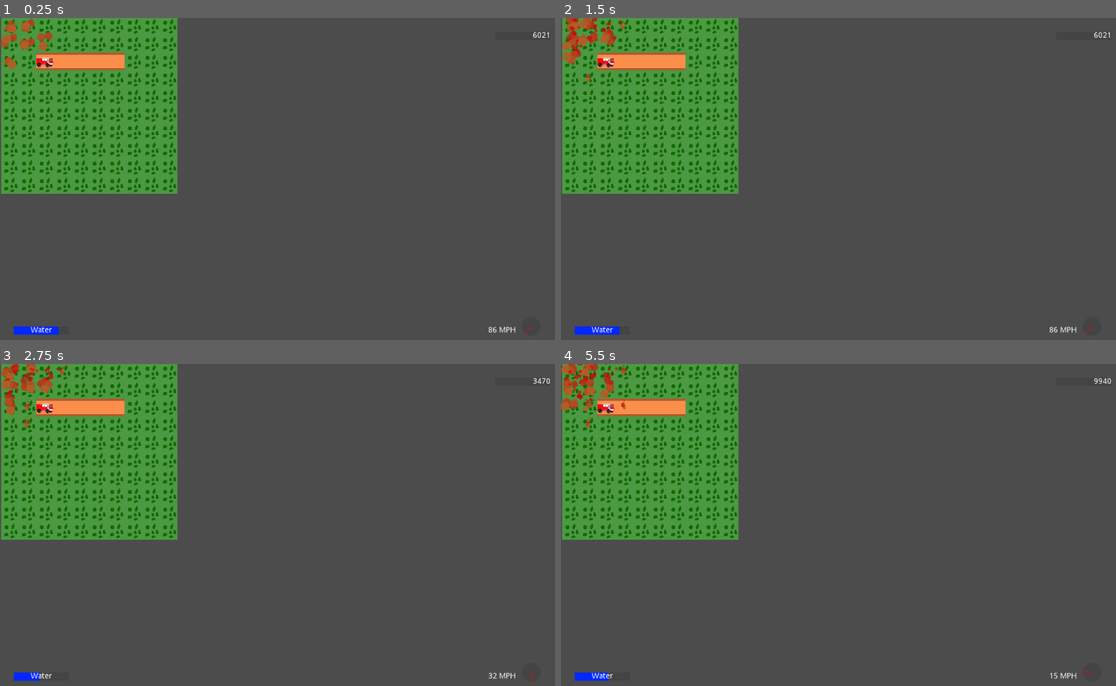
Above: before the commit, frames 1-4 (two rows, left to right).
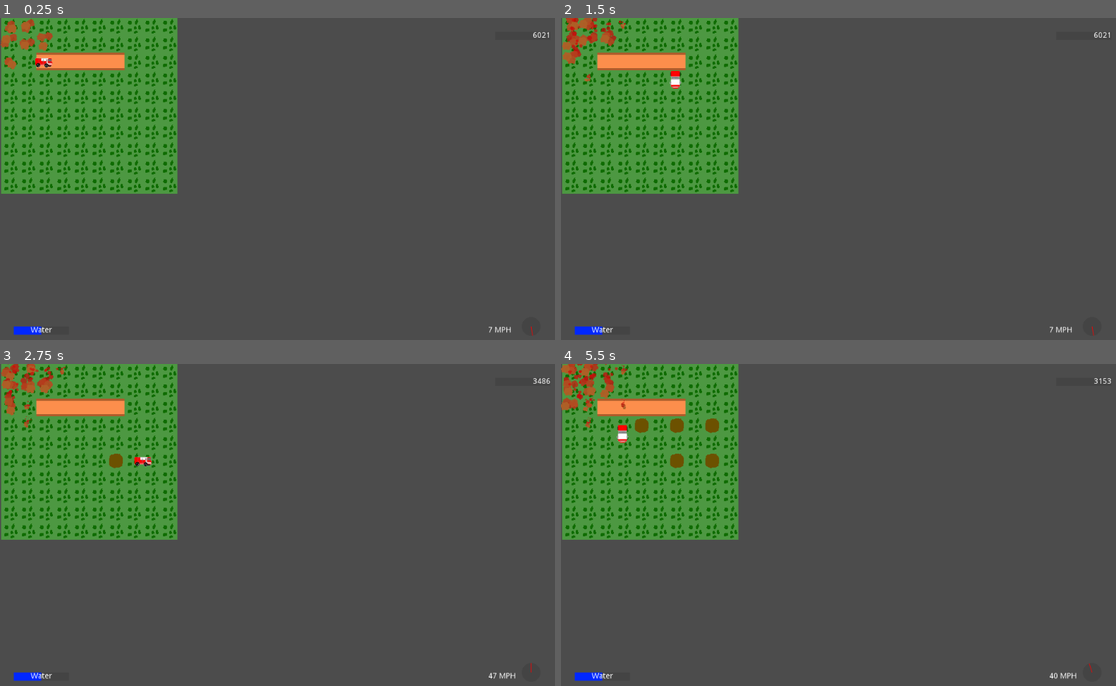
Above: after the commit, the same moments.

Repository: ConsoleCowboysInCyberspace/inferno
Game: Godot game, scene res://Scenes/main_level.tscn
Same seed, same stepped clock (60 frames per second), same inputs: the game is played once before the commit and once after it.
Inputs (mouse positions are in pixels of both pictures, inside the frame that each line leads up to):
- Up to frame 1 (0.25 s): no input
- Up to frame 2 (1.5 s): move the mouse to (966, 166) at 0.52 s; hold D (truck_right) 0.53-1.28 s; tap Space (dig_trench) at 0.6, 1.35 s; click (966, 166) at 0.67 s; move the mouse to (727, 198) at 1.27 s; hold S (truck_down) from 1.28 s (still down); click (727, 198) at 1.42 s
- Up to frame 3 (2.75 s): move the mouse to (338, 457) at 2.02 s; release S (truck_down) at 2.03 s; hold D (truck_right) from 2.03 s (still down); tap Space (dig_trench) at 2.1 s; click (338, 457) at 2.17 s
- Up to frame 4 (5.5 s): move the mouse to (816, 595) at 2.77 s; release D (truck_right) at 2.78 s; hold W (truck_up) 2.78-3.53 s; tap Space (dig_trench) every 0.75 s from 2.85 to 5.1 s; click (816, 595) at 2.92 s; move the mouse to (1010, 579) at 3.52 s; hold A (truck_left) 3.53-5.03 s; click (1010, 579) at 3.67 s; move the mouse to (672, 479) at 4.27 s; click (672, 479) at 4.42 s; move the mouse to (871, 528) at 5.02 s; hold S (truck_down) from 5.03 s (still down); click (871, 528) at 5.17 s

The runs differ from the first frame. In frame 1, 0.2% of the frame differs, in the area x 6-97%, y 12-99%; in frame 2, 0.3%; in frame 3, 0.3%; in frame 4, 0.8%, in the area x 6-100%, y 4-99%.
Error before the commit: Parse Error: The identifier "utils" isn't declared in the current scope. (res://scripts/TruckScript.gd:86)

Commit message:
moved a lot of things to util

Diff:
--- a/Scenes/main_level.tscn
+++ b/Scenes/main_level.tscn
@@ -2,7 +2,7 @@
 
 [ext_resource path="res://scripts/main_level.gd" type="Script" id=1]
 [ext_resource path="res://assets/worldTiles.tres" type="TileSet" id=2]
-[ext_resource path="res://Scenes/Fire Truck.tscn" type="PackedScene" id=3]
+[ext_resource path="res://Scenes/Fire_Truck.tscn" type="PackedScene" id=3]
 [ext_resource path="res://assets/fire.png" type="Texture" id=4]
 [ext_resource path="res://Scenes/GUI.tscn" type="PackedScene" id=5]
 
@@ -40,6 +40,6 @@
 format = 1
 tile_data = PoolIntArray( 0, 0, 0, 1, 0, 0, 65536, 0, 0, 65537, 0, 0, 65538, 0, 0, 131072, 0, 0 )
 
-[node name="Fire Truck" parent="." instance=ExtResource( 3 )]
-position = Vector2( 81.8519, 79.6196 )
+[node name="Fire_Truck" parent="." instance=ExtResource( 3 )]
+position = Vector2( 79.8519, 79.6196 )
 scale = Vector2( 0.5, 0.5 )
--- a/scripts/GUI.gd
+++ b/scripts/GUI.gd
@@ -13,7 +13,7 @@
 		lastUpdateTime = now
 
 		set_score(randi() % 10000)
-		set_water_level(randi() % 100)
+		# set_water_level(randi() % 100)
 		set_wind_angle(randi() % 360)
 		set_wind_speed(randi() % 100)
 
--- a/scripts/TruckScript.gd
+++ b/scripts/TruckScript.gd
@@ -1,8 +1,9 @@
 extends Node2D
 
 const maxVelocity = 100
-const max_water = 3
-export var water_amount = 3
+const max_water = 100
+const water_per_firing = 33
+export var water_amount = max_water
 signal water_changed(water_amount)
 
 export var squareSize : int
@@ -83,7 +84,7 @@
 	var tile = tile_manager.getTile(tile_coord)
 
 	# if tile is adjacent to truck
-	if (utils.manhattanDistance(tilePos, tile_coord)):
+	if (Utils.manhattanDistance(tilePos, tile_coord)):
 
 		# put out fire on tile
 		fire_waterCannon(tile)
@@ -102,7 +103,6 @@
 	if (water_amount <= 0):
 		# shoot dust, be sad
 		print("truck out of water")
-
 	else:
 		tile.fireLevel -= 50 # make betterer
 		water_amount -= 1
--- a/scripts/main_level.gd
+++ b/scripts/main_level.gd
@@ -3,7 +3,7 @@
 export var size: Vector2 = Vector2(10, 10) #The size of the game grid
 onready var worldMap: TileMap = get_node("worldMap") #TileMap node which we are using to render
 onready var fireMap: TileMap = get_node("fireMap") #TileMap of the fire that will be drawn over the world
-onready var truck = get_node("Fire Truck")
+onready var truck = get_node("Fire_Truck")
 
 # Called when the node enters the scene tree for the first time.
 func _ready():
Renamed: Scenes/Fire Truck.tscn -> Scenes/Fire_Truck.tscn
